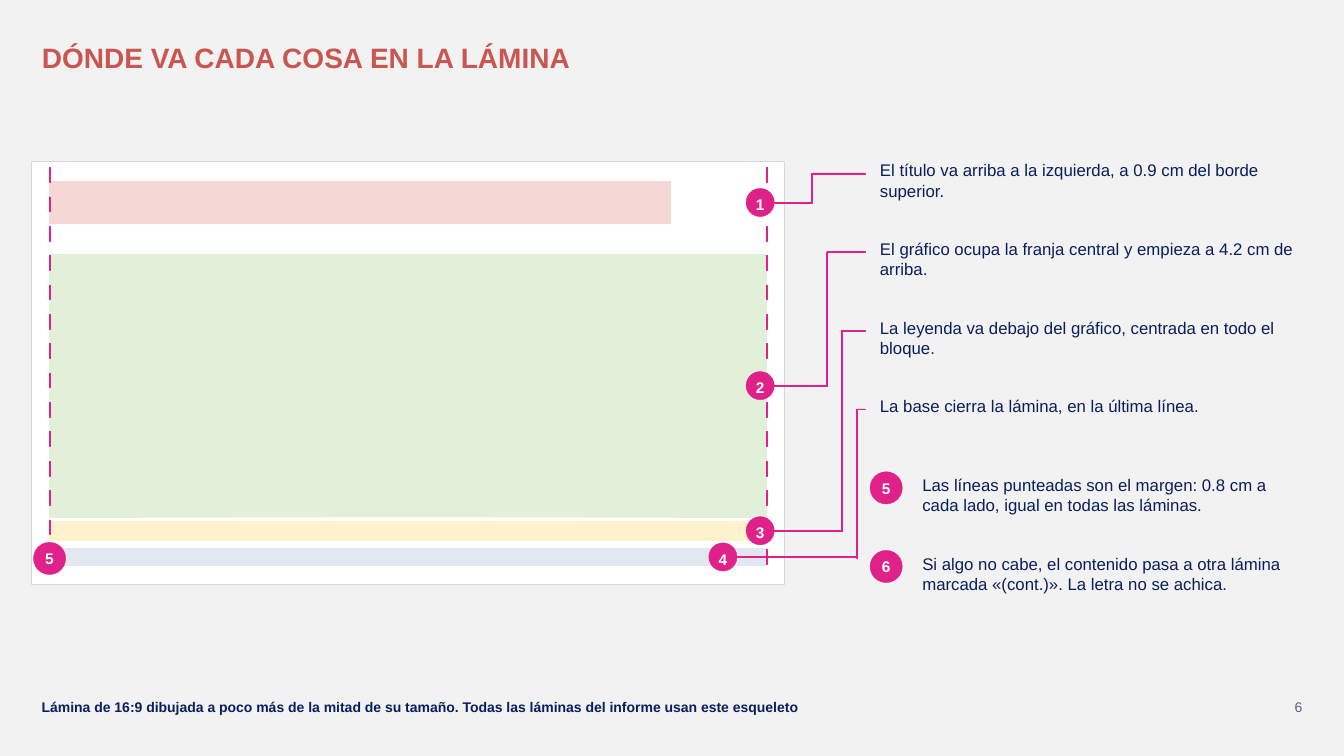
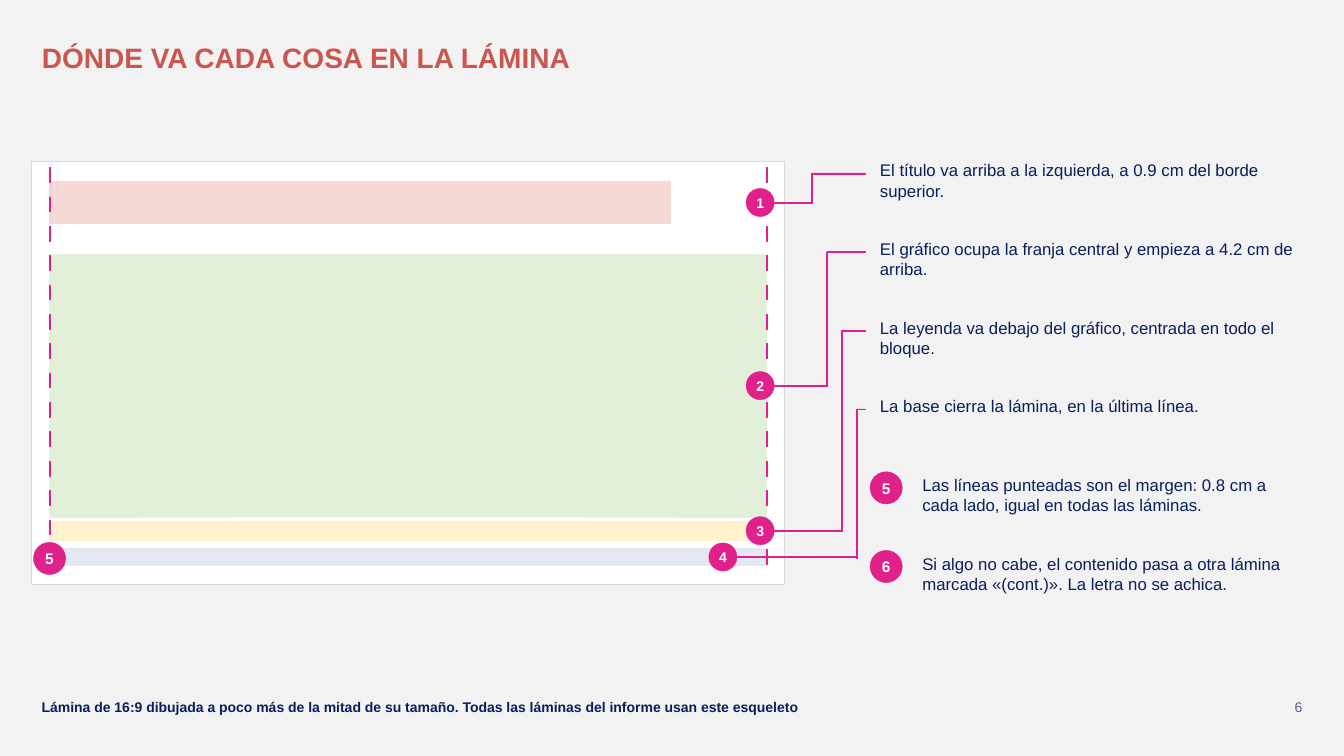
Before and after one commit to GonzaloAlmendariz/prosecnur-app, a slide deck: slide 6 of docs/qa/motor-ppt-2026-10-06/4-recetario/recetario-fiel.pptx. Drawn at 1344x756 pixels with LibreOffice and Linux fonts; fonts in the diff are those of the drawing; background and template pictures are left out. Boxes give left, top, right and bottom in pixels: in the first picture for what was removed or moved away, otherwise in the second. Text is boxed around its words. In the diff, an @@ line names an element or a change of style, - is before the commit and + after.

```diff
--- a/docs/qa/motor-ppt-2026-10-06/4-recetario/recetario-fiel.pptx
+++ b/docs/qa/motor-ppt-2026-10-06/4-recetario/recetario-fiel.pptx
@@ size 11 to 10 pt; vertical alignment top to middle in 4 elements at [756,381,764,391], [756,198,764,208], [756,526,764,536], [719,552,727,562] @@
```
Also in this commit, not shown: 9 other slides changed, 14 other files.
